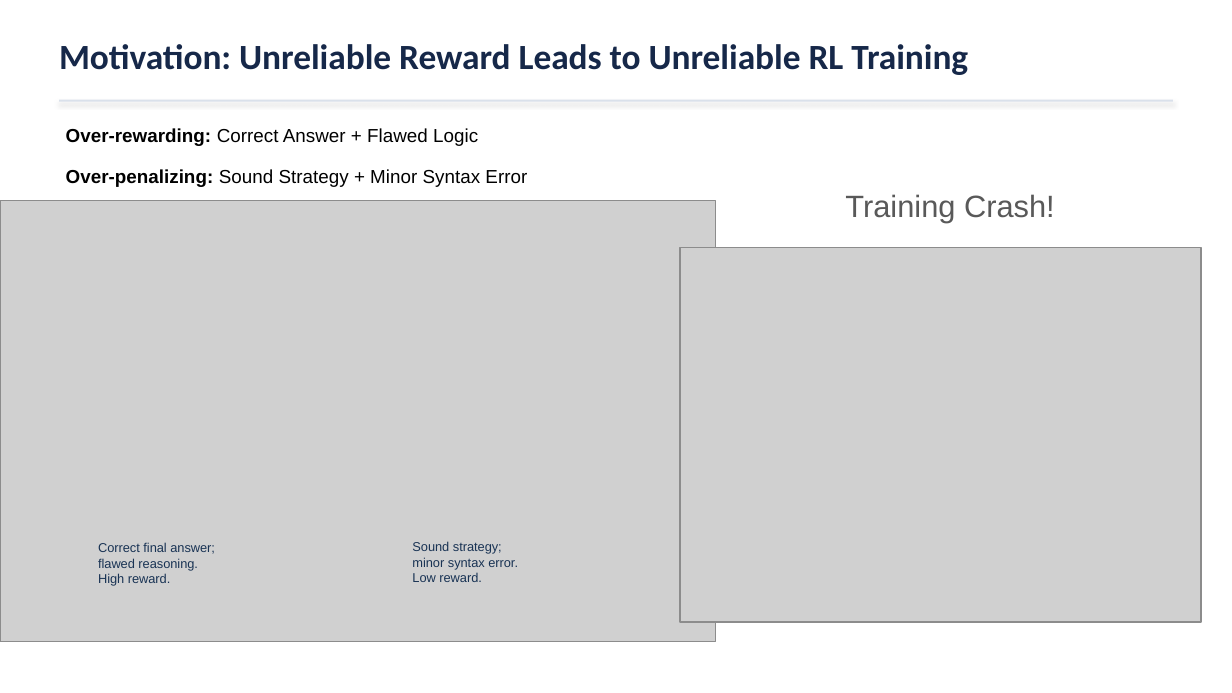
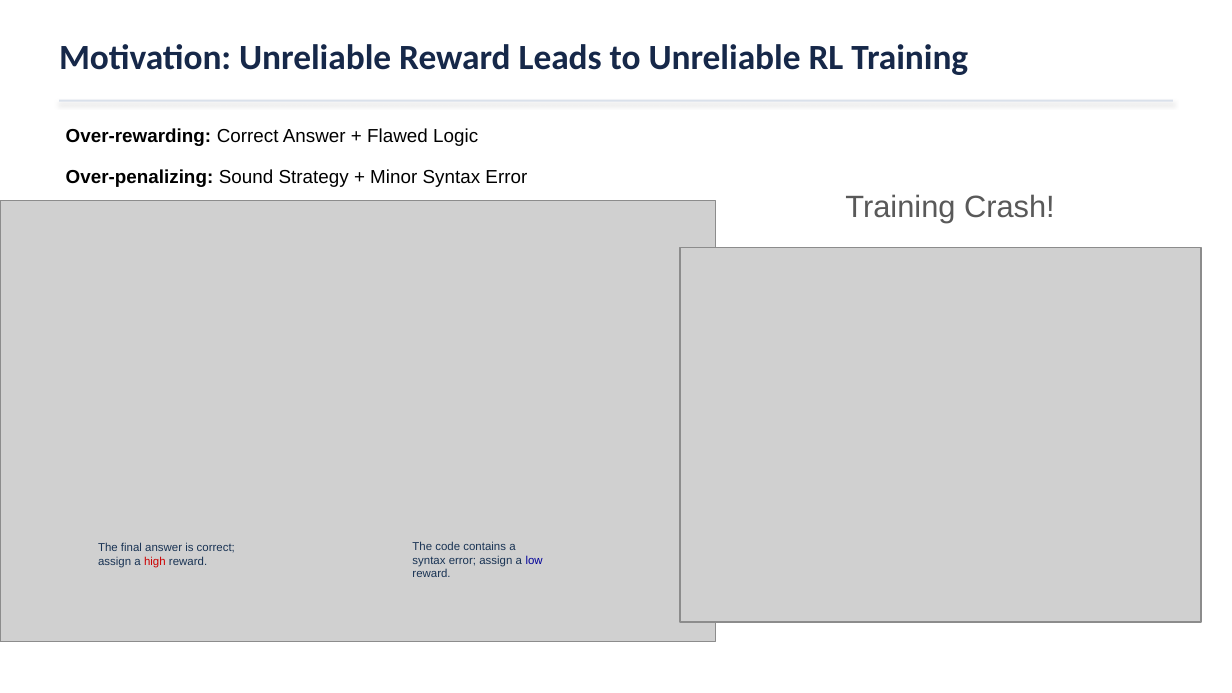
Before and after one commit to YuxuanJiang1/SCRIBE, a slide deck: slide 3 of slides/SCRIBE_EMNLP2026.pptx. Drawn at 1232x693 pixels with LibreOffice and Linux fonts; fonts in the diff are those of the drawing; grey boxes stand for pictures. Boxes give left, top, right and bottom in pixels: in the first picture for what was removed or moved away, otherwise in the second. Text is boxed around its words. In the diff, an @@ line names an element or a change of style, - is before the commit and + after.

Commit message:
Update reward illustration wording and include editable source

```diff
--- a/slides/SCRIBE_EMNLP2026.pptx
+++ b/slides/SCRIBE_EMNLP2026.pptx
@@ text at (98, 542, 235, 568): text changed; size 7.4 to 6.7 pt @@
-Correct final answer;
-flawed reasoning.
-High reward.
+The final answer is correct; assign a high reward.
@@ text at (412, 541, 543, 577): text changed; size 7.4 to 6.7 pt @@
-Sound strategy;
-minor syntax error.
-Low reward.
+The code contains a syntax error; assign a low reward.
```
Also in this commit, not shown: 1 other slide changed, 2 other files.
